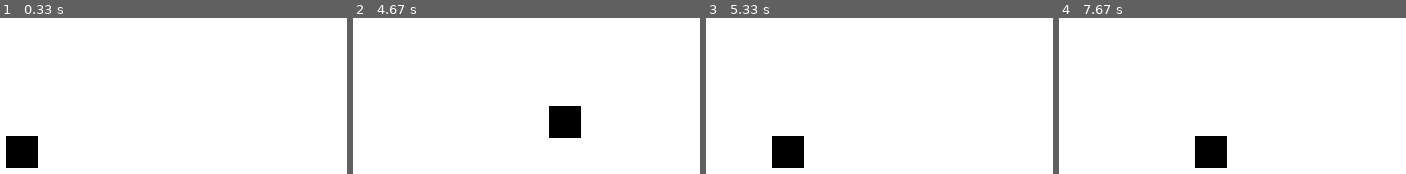
Above: before the commit, frames 1-4 (left to right).
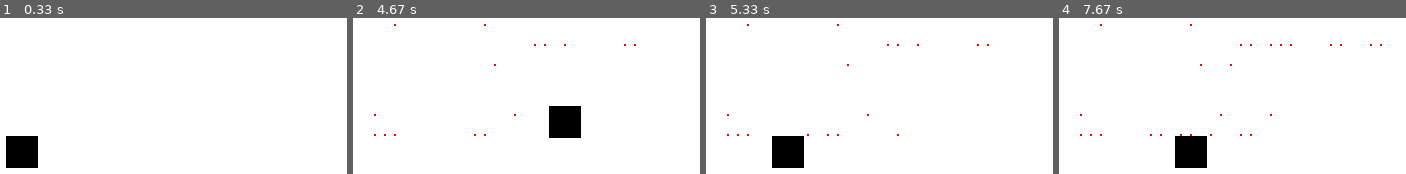
Above: after the commit, the same moments.

Repository: brunovalalves/python_pygame_space_invaders
Game: pygame game, started from main.py
The game is run twice, just before and just after one commit, with the same random seed, the same clock (stepped at 60 frames per second) and the same inputs.
Inputs:
- Up to frame 1 (0.33 s): no input
- Up to frame 2 (4.67 s): tap Space at 0.33, 0.73, 1.03, 1.23, 1.57, 1.87, 2.07, 2.37, 2.63, 2.97, 3.27, 3.4, 3.8, 4.1, 4.47 s; hold Right 0.67-1.13 s; hold Up 1.17-1.47 s; hold Right 1.5-1.97 s; hold Left 2-2.53 s; hold Down 2.57-2.87 s; hold Left 2.9-3.3 s; hold Up 3.33-3.7 s; hold Right 3.73-4.37 s; hold Down from 4.4 s (still down)
- Up to frame 3 (5.33 s): release Down at 4.77 s; hold Left 4.8-5.27 s; tap Space at 4.87, 5.17 s; hold Right from 5.3 s (still down)
- Up to frame 4 (7.67 s): tap Space at 5.37, 5.67, 5.87, 6.2, 6.5, 6.7, 7, 7.27, 7.6 s; release Right at 5.77 s; hold Up 5.8-6.1 s; hold Right 6.13-6.6 s; hold Left 6.63-7.17 s; hold Down 7.2-7.5 s; hold Left from 7.53 s (still down)

Frame 1 is identical in both runs. In frame 2, 0.1% of the frame differs, in the area x 6-82%, y 3-76%; in frame 3, 0.1%; in frame 4, 2.6%, in the area x 6-94%, y 3-97%.

Commit message:
bullets criados

Diff:
--- a/main.py
+++ b/main.py
@@ -11,34 +11,44 @@
 SPACESHIP_INITIAL_POSITION_X = (SIZE//2) - (SPACESHIP_WIDTH//2)
 SPACESHIP_INITIAL_POSITION_Y = (SIZE//2) - (SPACESHIP_HEIGHT//2)
 SPACESHIP_SPEED = SIZE//125
+BULLET_WIDTH = SIZE//240
+BULLET_HEIGHT = SIZE//240
 
+#RGB (red green blue)
 WHITE = (255,255,255)
+RED = (255,0,0)
 BLACK = (0,0,0)
 
-def draw_window(spaceship):
+def draw_window(spaceship, bullets):
     WIN.fill(WHITE)
     pygame.draw.rect(WIN,BLACK,spaceship)
+    for bullet in bullets:
+        pygame.draw.rect(WIN, RED, bullet)
     pygame.display.update()
 
 def main():
     clock = pygame.time.Clock()
     run = True
     spaceship = pygame.Rect(SPACESHIP_INITIAL_POSITION_X, SPACESHIP_INITIAL_POSITION_Y,SPACESHIP_WIDTH,SPACESHIP_HEIGHT)
+    bullets = []
     while run:
         clock.tick(FPS)
         for event in pygame.event.get(): #traz todos os eventos que ocorreram antes dessa linha
             if event.type == pygame.QUIT:
                 run = False
+            if event.type == pygame.KEYDOWN:
+                if event.key == pygame.K_SPACE:
+                    bullets.append (pygame.Rect(spaceship.x + (SPACESHIP_WIDTH // 2) - (BULLET_WIDTH // 2) , spaceship.y - BULLET_HEIGHT, BULLET_WIDTH, BULLET_HEIGHT))
         key_pressed = pygame.key.get_pressed()
-        if key_pressed[pygame.K_DOWN]:
+        if key_pressed[pygame.K_DOWN] and spaceship.y < SIZE - SPACESHIP_HEIGHT:
             spaceship.y = spaceship.y+SPACESHIP_SPEED
-        if key_pressed[pygame.K_UP]:
+        if key_pressed[pygame.K_UP] and spaceship.y > 0:
             spaceship.y = spaceship.y-SPACESHIP_SPEED
-        if key_pressed[pygame.K_LEFT]:
+        if key_pressed[pygame.K_LEFT] and spaceship.x > 0:
             spaceship.x = spaceship.x-SPACESHIP_SPEED
-        if key_pressed[pygame.K_RIGHT]:
+        if key_pressed[pygame.K_RIGHT] and spaceship.x < SIZE - SPACESHIP_WIDTH:
             spaceship.x = spaceship.x+SPACESHIP_SPEED
-        draw_window(spaceship)
+        draw_window(spaceship, bullets)
     pygame.quit()
 
 if __name__ == "__main__": #evita que o programa rode quando for importado em outro lugar
